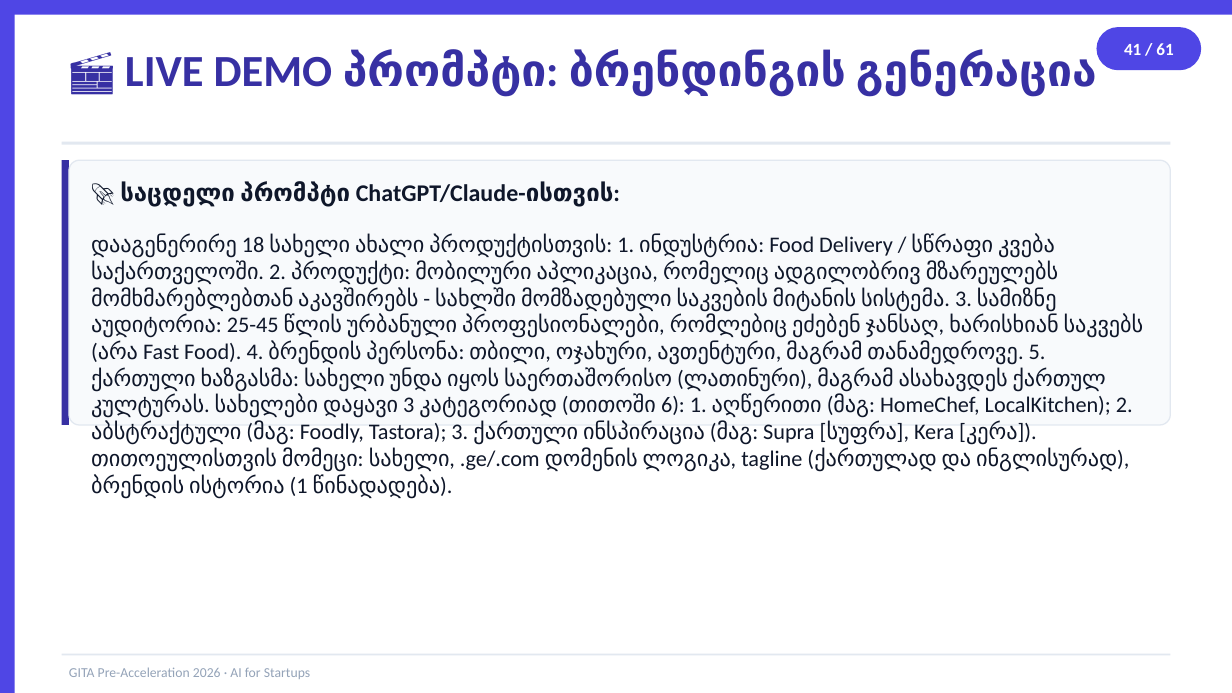
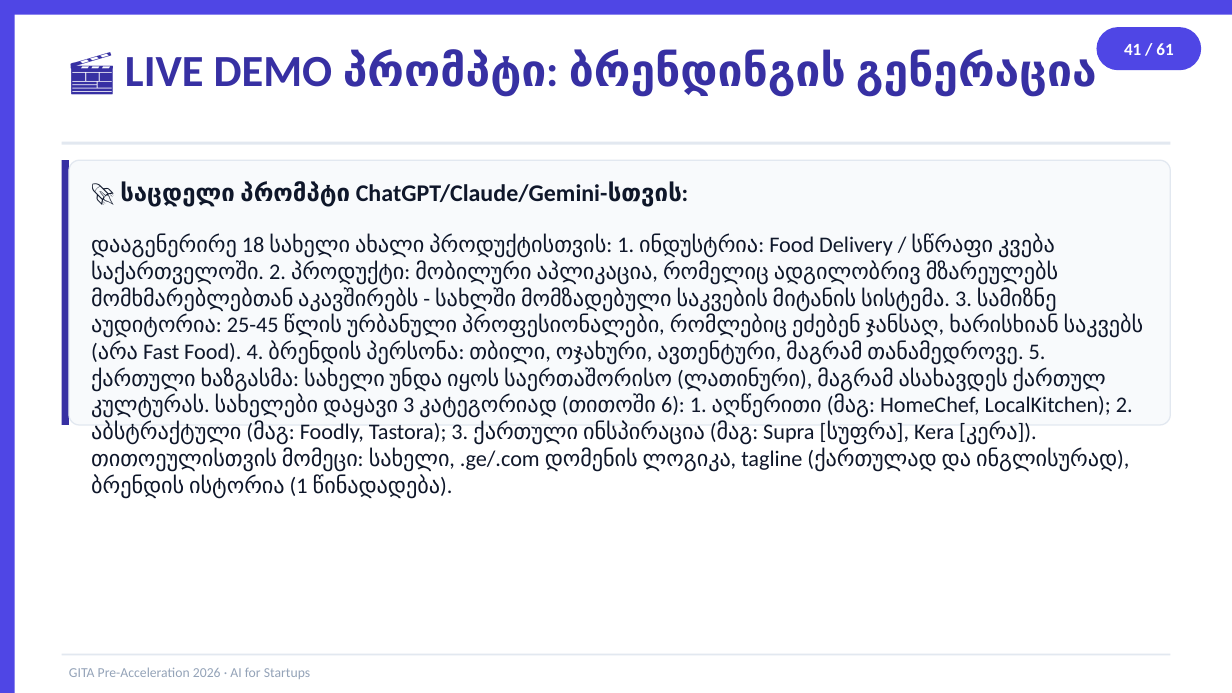
Before and after one commit to basilaia123/ai2026, a slide deck: slide 41 of GITA/Pre-Acceleration/2026-5h-AI-for-Startups/day1-slides.pptx. Drawn at 1232x693 pixels with LibreOffice and Linux fonts; fonts in the diff are those of the drawing. Boxes give left, top, right and bottom in pixels: in the first picture for what was removed or moved away, otherwise in the second. Text is boxed around its words. In the diff, an @@ line names an element or a change of style, - is before the commit and + after.

```diff
--- a/GITA/Pre-Acceleration/2026-5h-AI-for-Startups/day1-slides.pptx
+++ b/GITA/Pre-Acceleration/2026-5h-AI-for-Startups/day1-slides.pptx
@@ text at (x1=120, y1=181, x2=682, y2=207): text changed @@
-🚀 საცდელი პრომპტი ChatGPT/Claude-ისთვის:
+🚀 საცდელი პრომპტი ChatGPT/Claude/Gemini-სთვის:
```
Also in this commit, not shown: 11 other slides changed, 3 other files.
